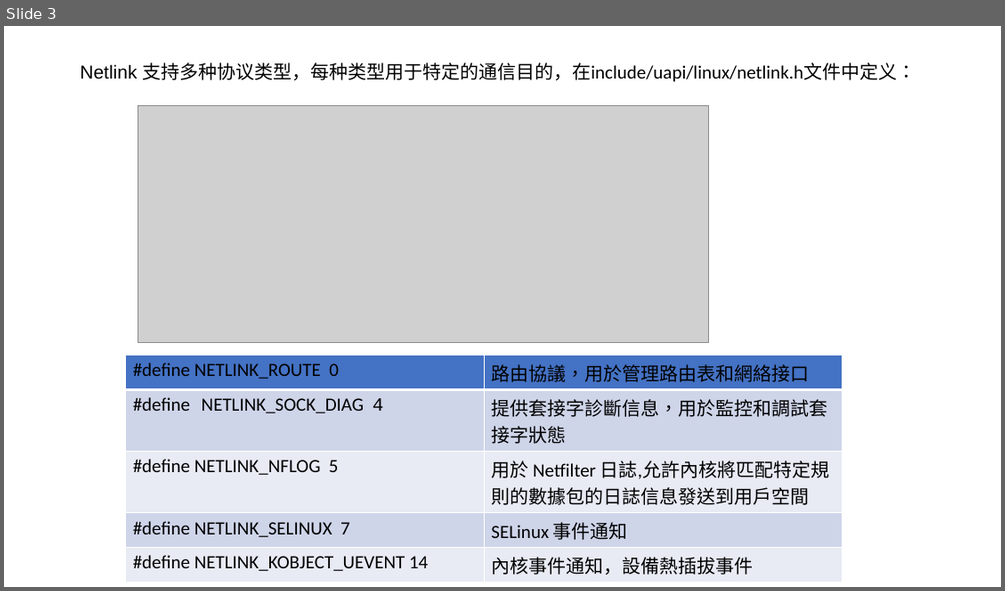
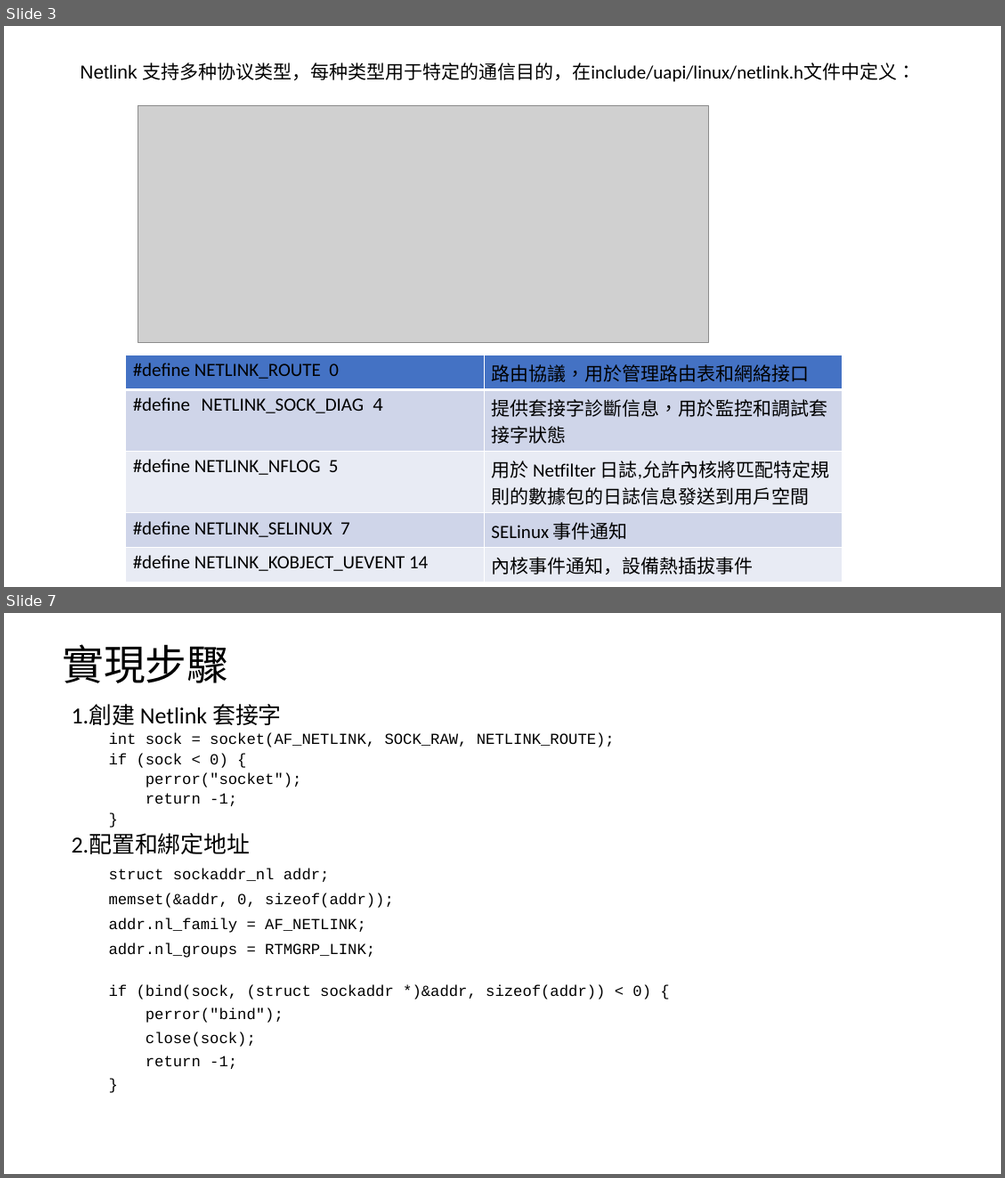
Before and after one commit to LewTIS/study, a slide deck: network_monitor/netlink.pptx. Shown one above the other, each under a label of ours: slide 3 before the commit, slides 3 and 7 after it; the slides between them are not shown. The pictures are 1005x591 and 1005x1178 pixels, drawn with LibreOffice and Linux fonts; fonts in the diff are those of the drawing; grey boxes stand for pictures. Boxes give left, top, right and bottom in pixels: in the first picture for what was removed or moved away, otherwise in the second. Text is boxed around its words. In the diff, an @@ line names an element or a change of style, - is before the commit and + after.

```diff
--- a/network_monitor/netlink.pptx
+++ b/network_monitor/netlink.pptx
@@ slide 7 added at (x1=4, y1=613, x2=1001, y2=1174), background #FFFFFF @@
@@ title added at (x1=63, y1=644, x2=229, y2=683), 40 pt, text #000000 @@
+實現步驟
@@ text added at (x1=72, y1=704, x2=651, y2=1069), 14.8 pt, text #000000 @@
+1.創建 Netlink 套接字
+    int sock = socket(AF_NETLINK, SOCK_RAW, NETLINK_ROUTE);
+    if (sock < 0) {
+    perror("socket");
+    return -1;
+    }
+2.配置和綁定地址
+    struct sockaddr_nl addr;
+    memset(&addr, 0, sizeof(addr));
+    addr.nl_family = AF_NETLINK;
+    addr.nl_groups = RTMGRP_LINK;
+    if (bind(sock, (struct sockaddr *)&addr, sizeof(addr)) < 0) {
+    perror("bind");
+    close(sock);
+    return -1;
+    }
```
Also in this commit, not shown: 2 slides changed, 2 other slides added, 1 other file.
